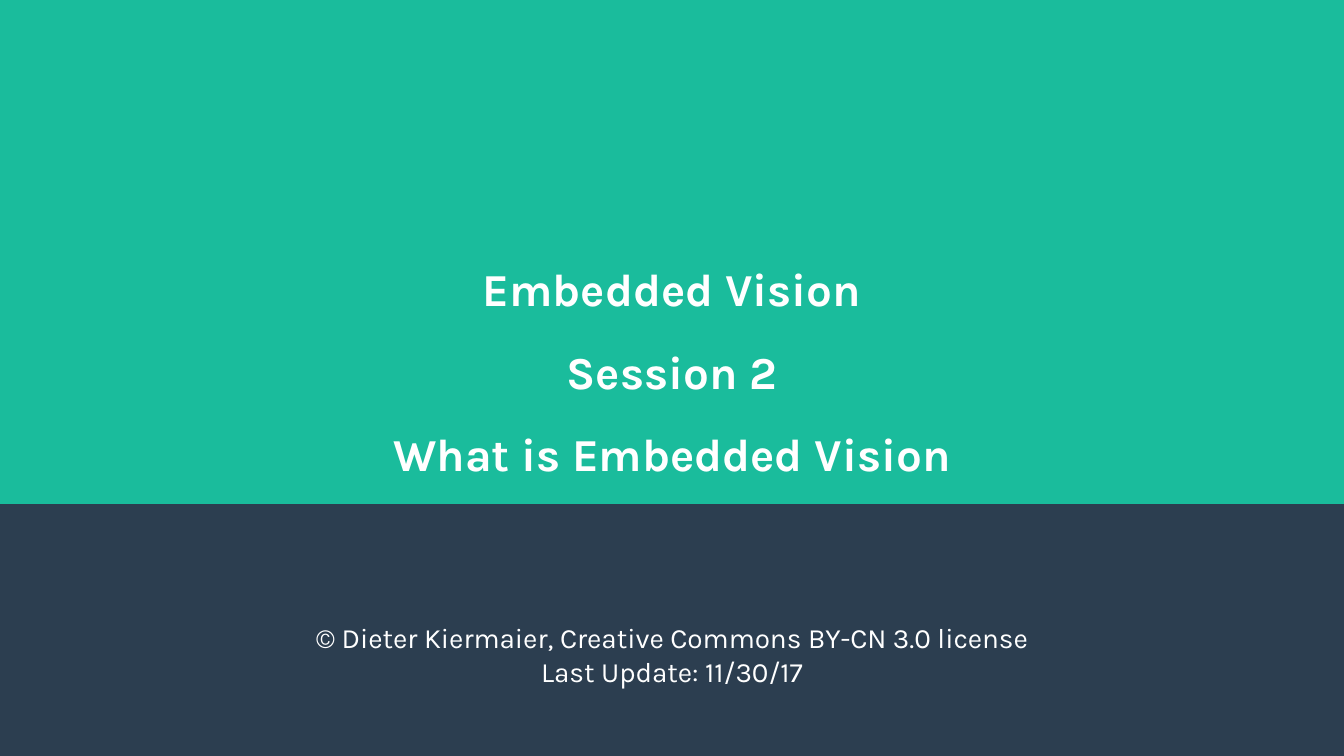
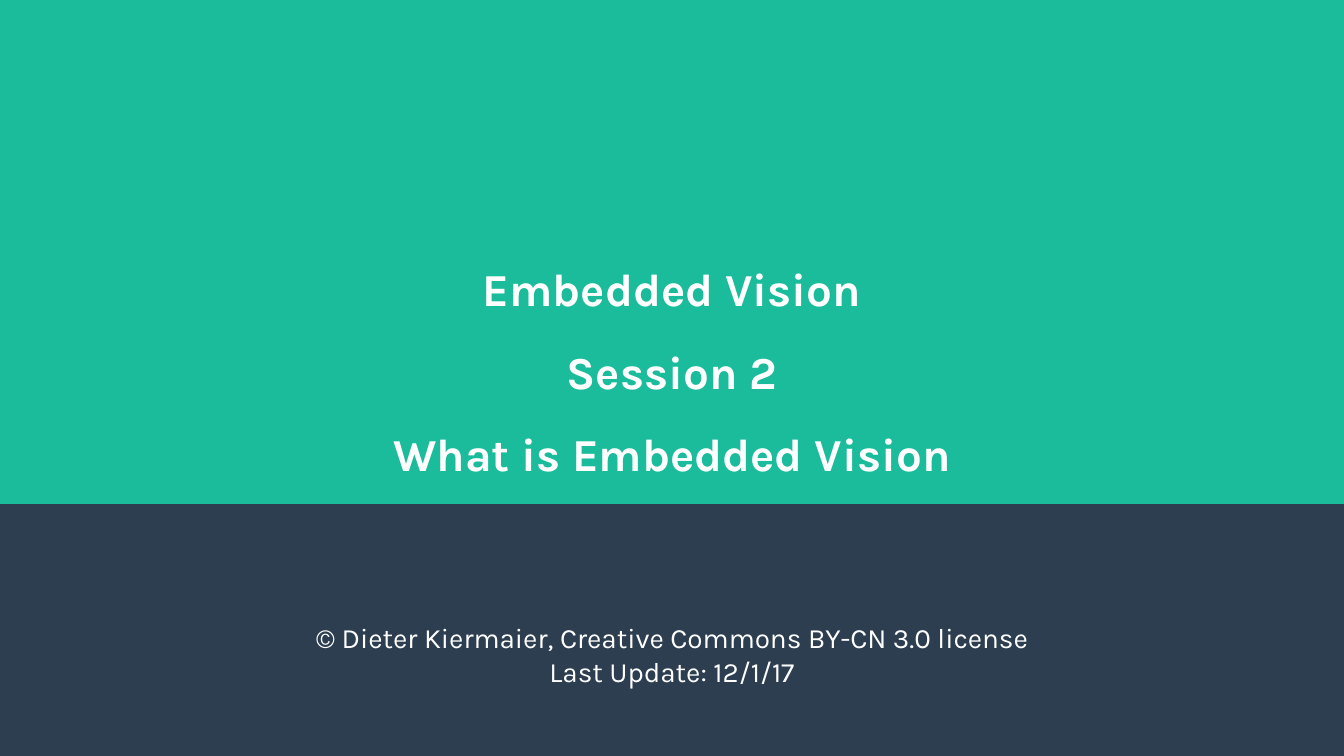
Before and after one commit to k-dieter/EmbeddedVision_Intro_1, a slide deck: slide 1 of EmbeddedVision_Session-2/EmbeddedVision_Session-2.odp. Drawn at 1344x756 pixels with LibreOffice and Linux fonts; fonts in the diff are those of the drawing. Boxes give left, top, right and bottom in pixels: in the first picture for what was removed or moved away, otherwise in the second. Text is boxed around its words. In the diff, an @@ line names an element or a change of style, - is before the commit and + after.

```diff
--- a/EmbeddedVision_Session-2/EmbeddedVision_Session-2.odp
+++ b/EmbeddedVision_Session-2/EmbeddedVision_Session-2.odp
@@ subtitle at (x1=549, y1=661, x2=794, y2=689): text changed @@
-Last Update: 11/30/17
+Last Update: 12/1/17
```
